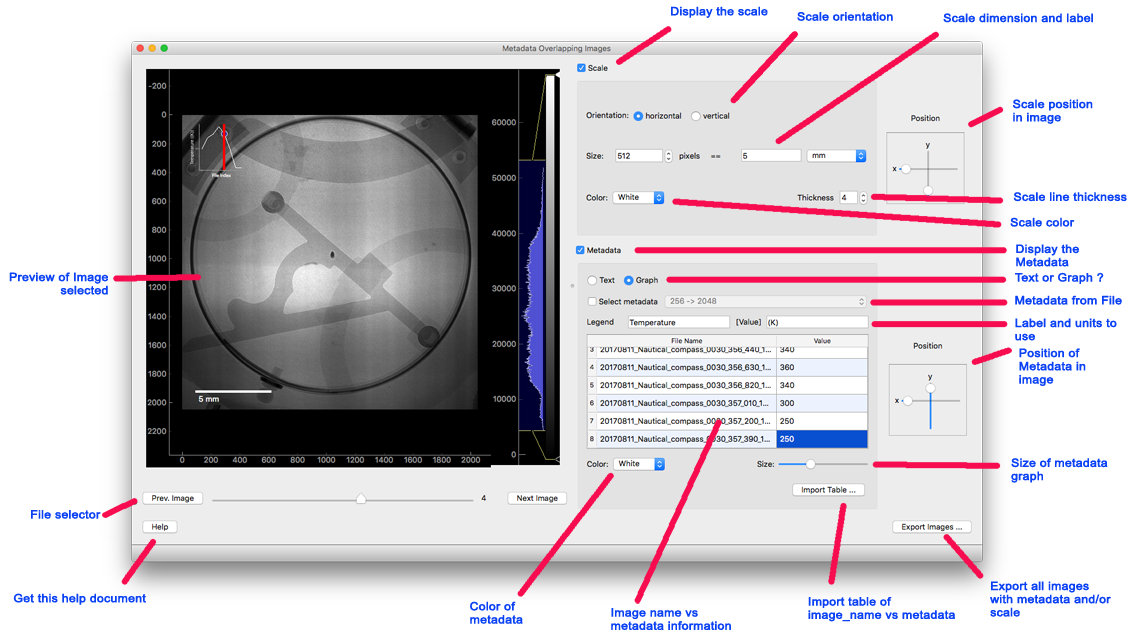
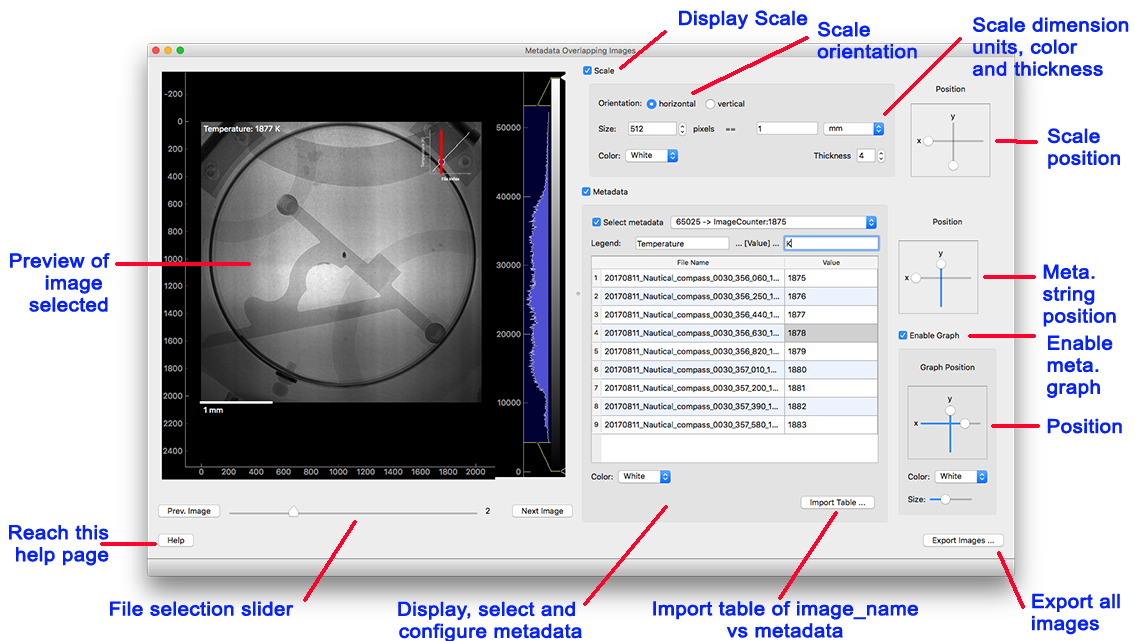
The second 1135x641 image is a revision of the first. Changes to its layers:
removed layer "Scale position in image" over 1013, 99, 1093, 124
added layer "Reach this help page" above "File selection slider" over 9, 525, 109, 566
added layer "File selection slider" above "Display, select and configure metadata" over 110, 601, 294, 616
renamed "Color of metadata" to "Display, select and configure metadata", painted on it over 398, 601, 582, 641
removed layer "Image name vs metadata information" over 611, 608, 731, 630
painted on "Import table of image_name vs metadata" over 653, 597, 955, 638
renamed "Export all images with metadata and/or scale" to "Export all images", painted on it over 990, 581, 1120, 635
removed layer "Size of metadata graph" over 1011, 458, 1108, 483
renamed "Preview of Image selected" to "Preview of image selected", moved it above "Position", painted on it over 9, 253, 110, 312
renamed "Position of Metadata in image" to "Enable meta. graph", painted on it over 1019, 335, 1113, 398
removed layer "Label and units to use" over 1015, 318, 1117, 341
renamed "Metadata from File" to "Meta. string position", painted on it over 1015, 264, 1122, 327
removed layer "Display the Metadata" over 1016, 244, 1079, 267
added layer "Scale position" above "Scale dimension units, color and thickness" over 1047, 128, 1120, 169
renamed "Scale dimension and label" to "Scale dimension units, color and thickness", moved it above "Scale orientation", painted on it over 943, 13, 1129, 76
moved "Scale orientation" above "Display Scale", painted on it over 797, 12, 917, 59
renamed "Display the scale" to "Display Scale", painted on it over 671, 6, 808, 30
removed layer "Get this help document" over 13, 593, 146, 605
renamed "Layer 2" to "Layer 4", painted on it over 100, 26, 1040, 609
removed layer "Layer 3" over 100, 26, 1010, 606
added layer "Screen Shot 2018-08-13 at 2.43.51 PM" above "Layer 5" over 115, 28, 1047, 621
…and 5 more changes (1 added, 4 removed)
